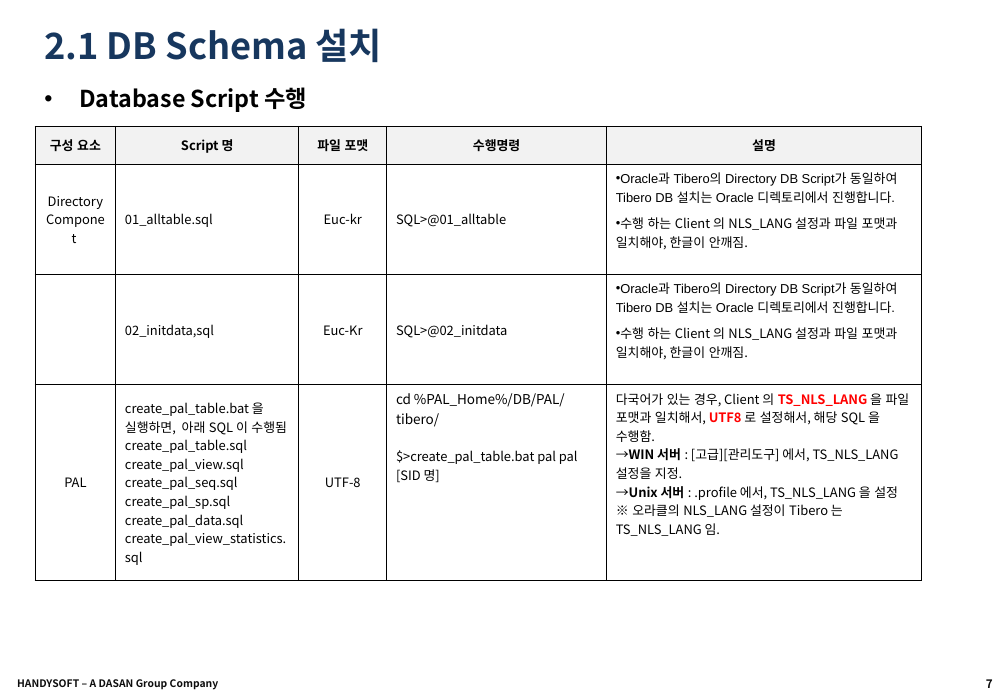
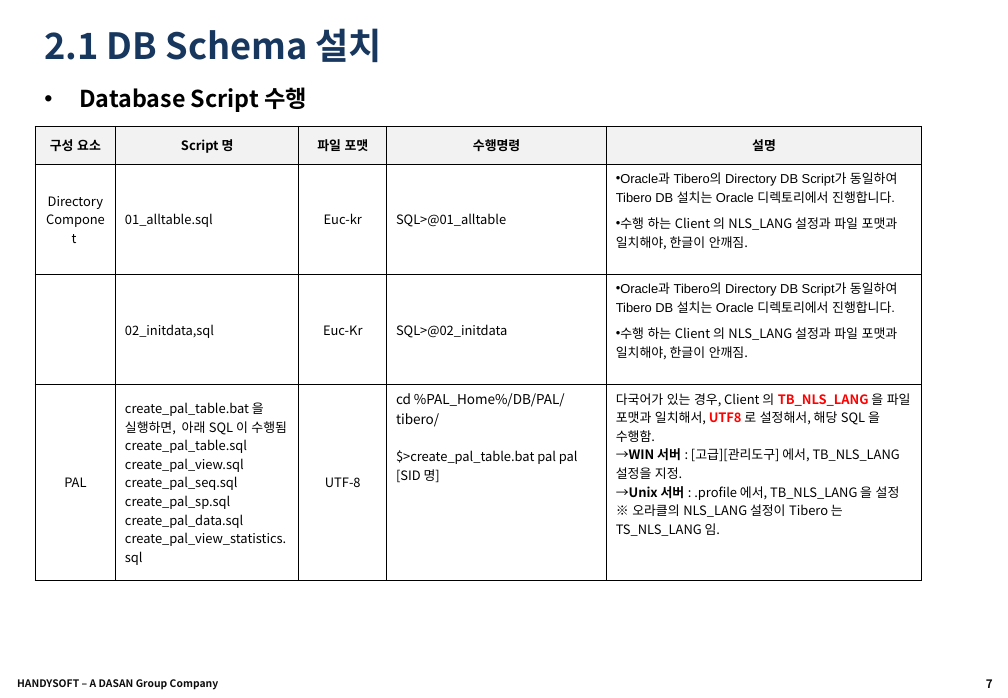
Before and after one commit to b12f10w/pal, a slide deck: slide 7 of PAL5.0(Tibero)설치 Guide_20190110_HandyFlow.pptx. Drawn at 1008x698 pixels with LibreOffice and Linux fonts; fonts in the diff are those of the drawing; background and template pictures are left out. Boxes give left, top, right and bottom in pixels: in the first picture for what was removed or moved away, otherwise in the second. Text is boxed around its words. In the diff, an @@ line names an element or a change of style, - is before the commit and + after.

```diff
--- a/PAL5.0(Tibero)설치 Guide_20190110_HandyFlow.pptx
+++ b/PAL5.0(Tibero)설치 Guide_20190110_HandyFlow.pptx
@@ table at bbox=[35, 127, 922, 569] @@
-row 4, column 5: 다국어가 있는 경우, Client 의 TS_NLS_LANG 을 파일 포맷과 일치해서, UTF8 로 설정해서, 해당 SQL 을 수행함. / →WIN 서버 : [고급][관리도구] 에서, TS_NLS_LANG 설정을 지정. / →Unix 서버 : .profile 에서, TS_NLS_LANG 을 설정 / ※ 오라클의 NLS_LANG 설정이 Tibero 는 TS_NLS_LANG 임.
+row 4, column 5: 다국어가 있는 경우, Client 의 TB_NLS_LANG 을 파일 포맷과 일치해서, UTF8 로 설정해서, 해당 SQL 을 수행함. / →WIN 서버 : [고급][관리도구] 에서, TB_NLS_LANG 설정을 지정. / →Unix 서버 : .profile 에서, TB_NLS_LANG 을 설정 / ※ 오라클의 NLS_LANG 설정이 Tibero 는 TS_NLS_LANG 임.
```
